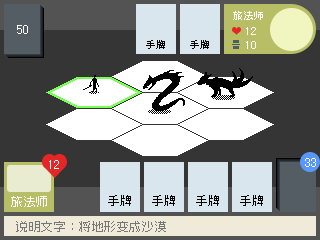
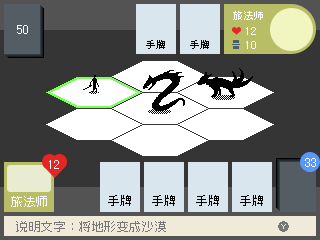
Revision of a layered 320 × 240 image; what changed, layer by layer:
added layer "图层 13" in group "头像 拷贝" over [278, 221, 289, 232]
